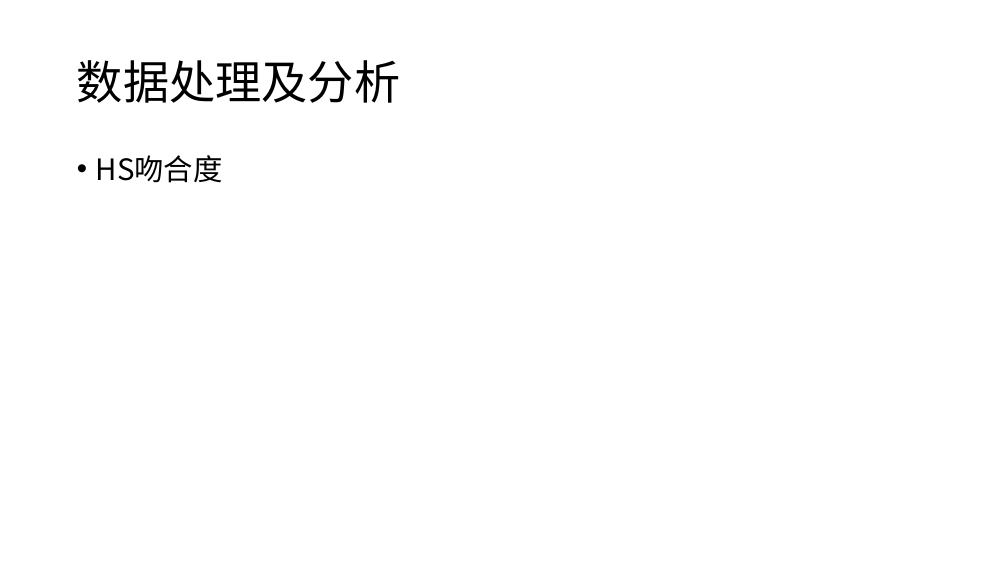
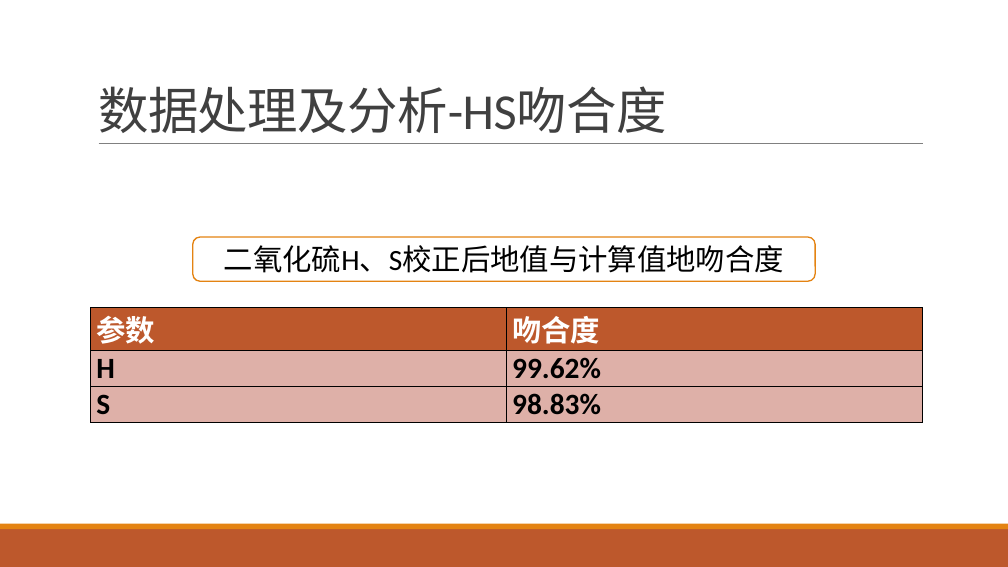
Before and after one commit to yuanjingsong/MCM_Homework, a slide deck: slide 27 of PreG21.pptx. Drawn at 1008x567 pixels with LibreOffice and Linux fonts; fonts in the diff are those of the drawing. Boxes give left, top, right and bottom in pixels: in the first picture for what was removed or moved away, otherwise in the second. Text is boxed around its words. In the diff, an @@ line names an element or a change of style, - is before the commit and + after.

Commit message:
add theme and part of Q2

```diff
--- a/PreG21.pptx
+++ b/PreG21.pptx
@@ title "数据处理及分析-HS吻合度" at [98, 86, 667, 133]: vertical alignment middle to bottom @@
@@ title at [98, 86, 667, 133]: text changed; size 44 to 48 pt; font Noto Sans CJK SC to Calibri; text colour #000000 to #404040 @@
-数据处理及分析
+数据处理及分析-HS吻合度
@@ line added from (99, 144) to (923, 144), #808080 0.5 pt @@
@@ text removed at [96, 155, 223, 183] @@
-• HS吻合度
@@ rounded rectangle added at [193, 237, 815, 282], fill #FFFFFF, outline #E48312 1.25 pt, 28 pt, text #000000 @@
+二氧化硫H、S校正后地值与计算值地吻合度
@@ table added at [91, 308, 923, 419], 3 rows, 2 columns @@
+参数 | 吻合度
+H | 99.62%
+S | 98.83%
@@ rectangle added at [0, 529, 1008, 567], fill #BD582C @@
@@ rectangle added at [0, 524, 1008, 529], fill #E48312 @@
```
Also in this commit, not shown: 35 other slides changed, 2 slides added.
